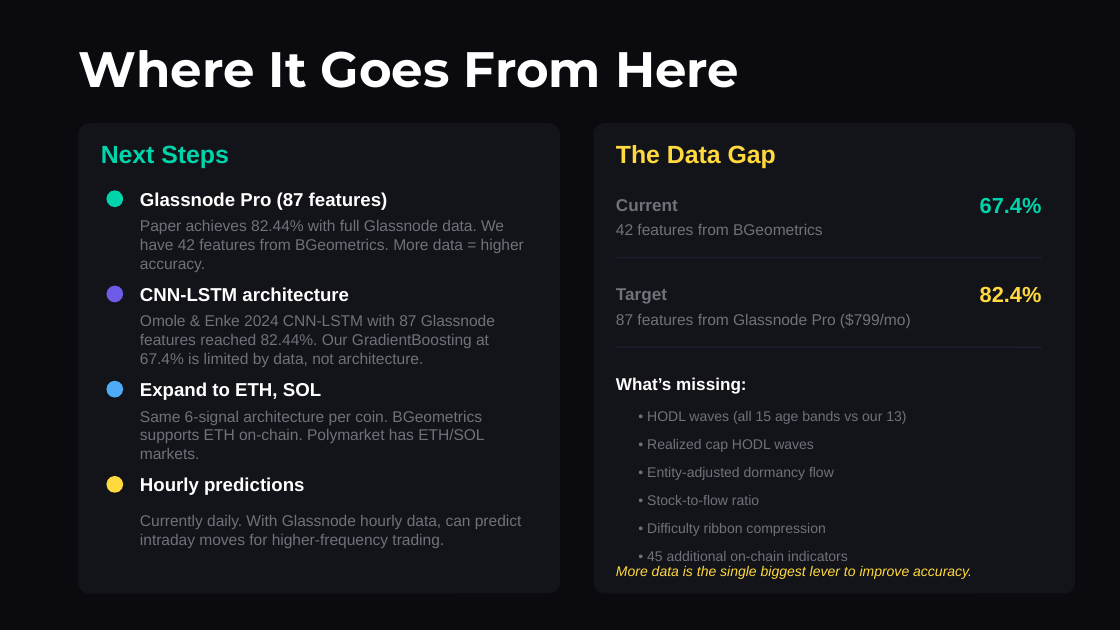
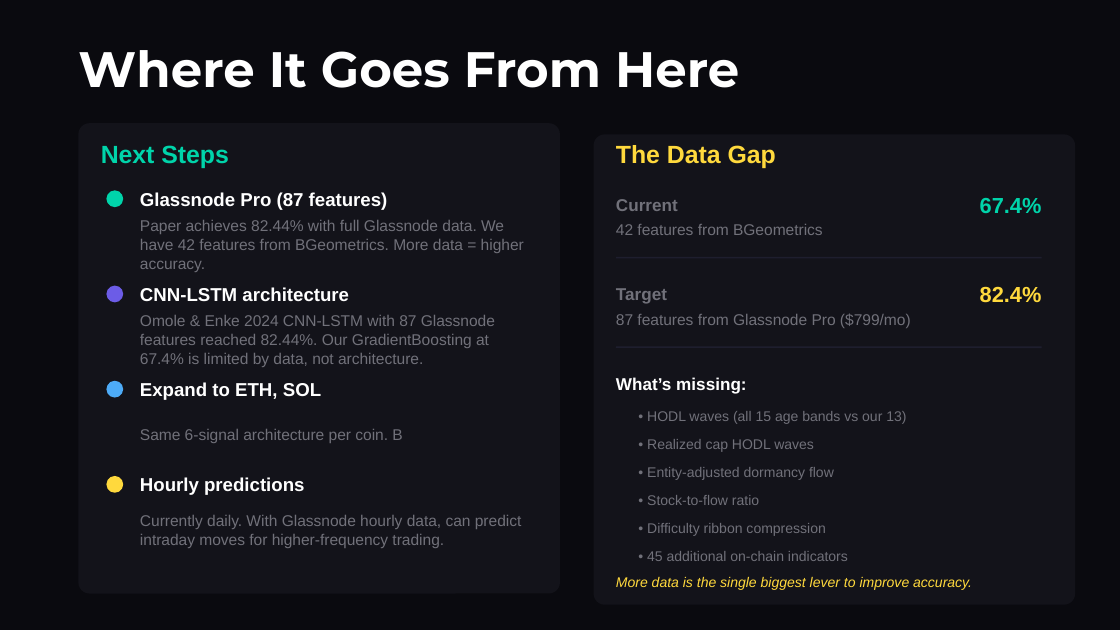
Before and after one commit to saieshagupta-cpu/truemarkets-predictions, a slide deck: slide 9 of TrueMarkets_Pitch_Deck.pptx. Drawn at 1120x630 pixels with LibreOffice and Linux fonts; fonts in the diff are those of the drawing. Boxes give left, top, right and bottom in pixels: in the first picture for what was removed or moved away, otherwise in the second. Text is boxed around its words. In the diff, an @@ line names an element or a change of style, - is before the commit and + after.

```diff
--- a/TrueMarkets_Pitch_Deck.pptx
+++ b/TrueMarkets_Pitch_Deck.pptx
@@ rounded rectangle: place and size @@
-rounded rectangle at [594, 123, 1075, 594]
+rounded rectangle at [594, 134, 1075, 605]
@@ text at [140, 429, 402, 443]: text changed @@
-Same 6-signal architecture per coin. BGeometrics supports ETH on-chain. Polymarket has ETH/SOL markets.
+Same 6-signal architecture per coin. B
@@ text "More data is the single ...": place and size @@
-text "More data is the single ..." at [616, 566, 972, 579]
+text "More data is the single ..." at [616, 577, 972, 590]
```
Also in this commit, not shown: 2 other slides changed, 1 slide removed, 3 other files.
